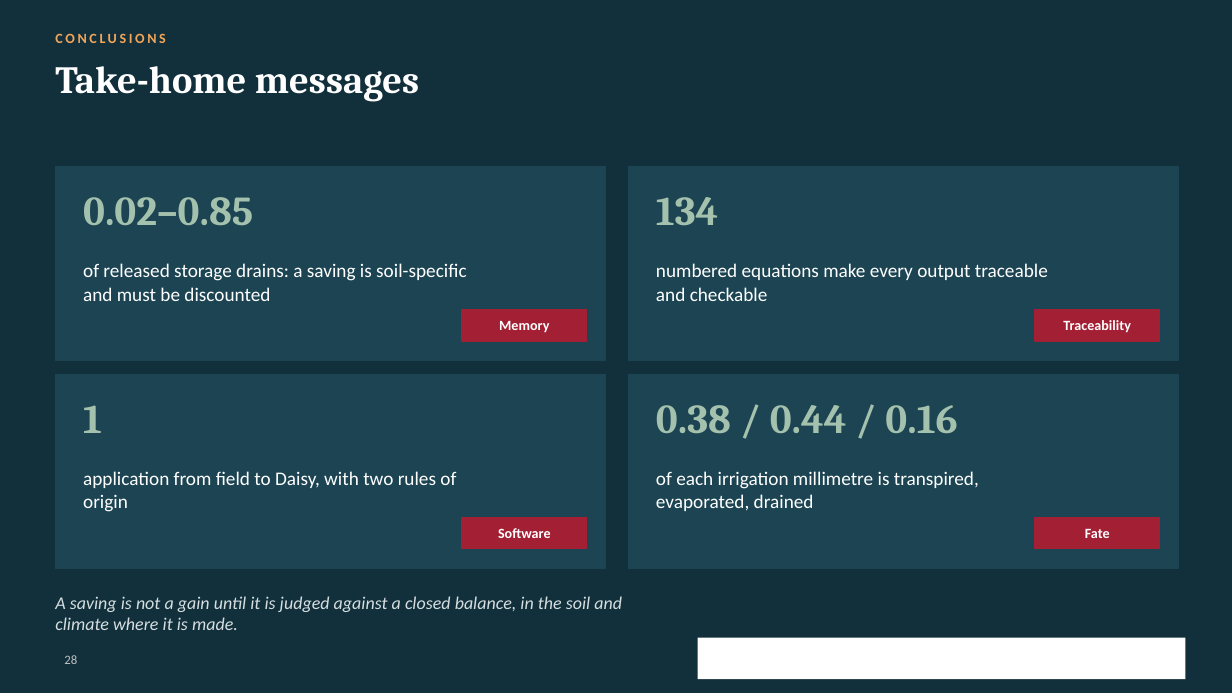
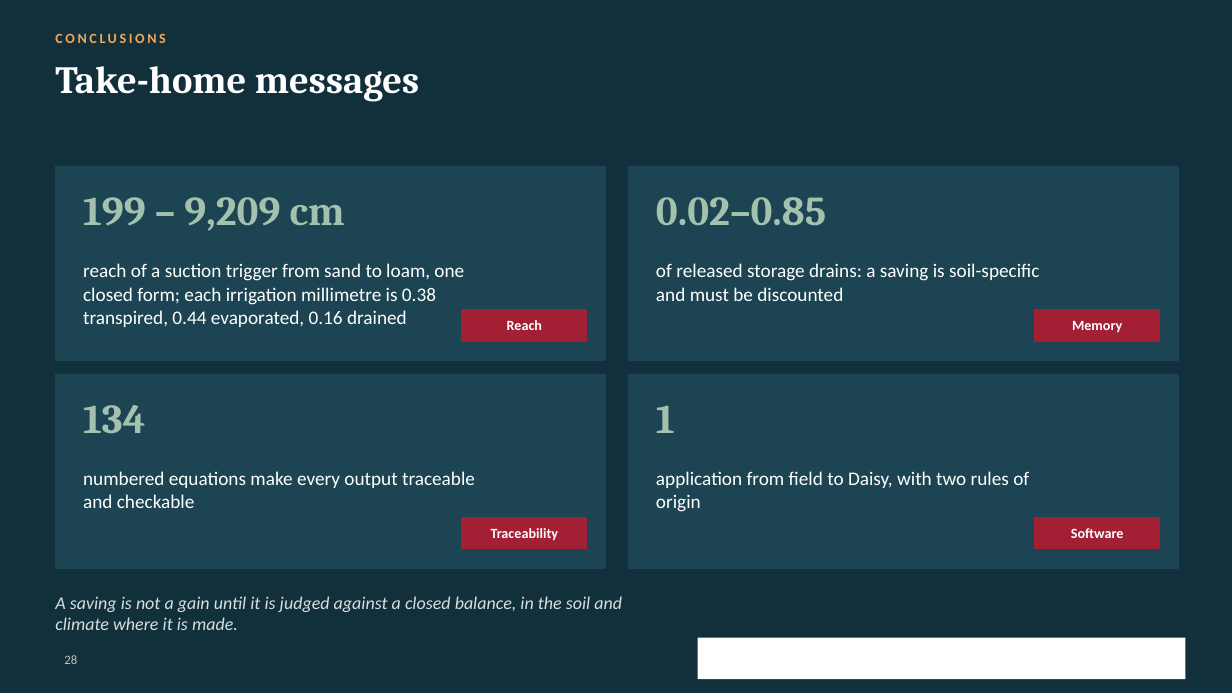
Before and after one commit to halilunaziru73-creator/Coupled-Water-Fluxes-Pore-Scale-Dynamics-Precision-Irrigation-Mulching-Feedback-Loops, a slide deck: slide 28 of Manuscripts/pdf/Supplementary/SWAFL_Presentation.pptx. Drawn at 1232x693 pixels with LibreOffice and Linux fonts; fonts in the diff are those of the drawing; background and template pictures are left out. Boxes give left, top, right and bottom in pixels: in the first picture for what was removed or moved away, otherwise in the second. Text is boxed around its words. In the diff, an @@ line names an element or a change of style, - is before the commit and + after.

Commit message:
Presentation: story ordered by novelty, equations typeset and numbered

```diff
--- a/Manuscripts/pdf/Supplementary/SWAFL_Presentation.pptx
+++ b/Manuscripts/pdf/Supplementary/SWAFL_Presentation.pptx
@@ text at bbox=[83, 197, 345, 231]: text changed @@
-0.02–0.85
+199 – 9,209 cm
@@ text at bbox=[656, 197, 826, 226]: text changed @@
-134
+0.02–0.85
@@ text at bbox=[83, 263, 464, 327]: text changed @@
-of released storage drains: a saving is soil-specific and must be discounted
+reach of a suction trigger from sand to loam, one closed form; each irrigation millimetre is 0.38 transpired, 0.44 evaporated, 0.16 drained
@@ text at bbox=[656, 263, 1039, 301]: text changed @@
-numbered equations make every output traceable and checkable
+of released storage drains: a saving is soil-specific and must be discounted
@@ text at bbox=[507, 320, 542, 330]: text changed @@
-Memory
+Reach
@@ text at bbox=[1072, 321, 1122, 333]: text changed @@
-Traceability
+Memory
@@ text at bbox=[83, 405, 145, 433]: text changed @@
-1
+134
@@ text at bbox=[656, 405, 675, 433]: text changed @@
-0.38 / 0.44 / 0.16
+1
@@ text at bbox=[83, 471, 475, 508]: text changed @@
-application from field to Daisy, with two rules of origin
+numbered equations make every output traceable and checkable
@@ text at bbox=[656, 471, 1029, 512]: text changed @@
-of each irrigation millimetre is transpired, evaporated, drained
+application from field to Daisy, with two rules of origin
@@ text at bbox=[491, 528, 559, 541]: text changed @@
-Software
+Traceability
@@ text at bbox=[1071, 528, 1124, 538]: text changed @@
-Fate
+Software
```
Also in this commit, not shown: 7 other slides changed.
